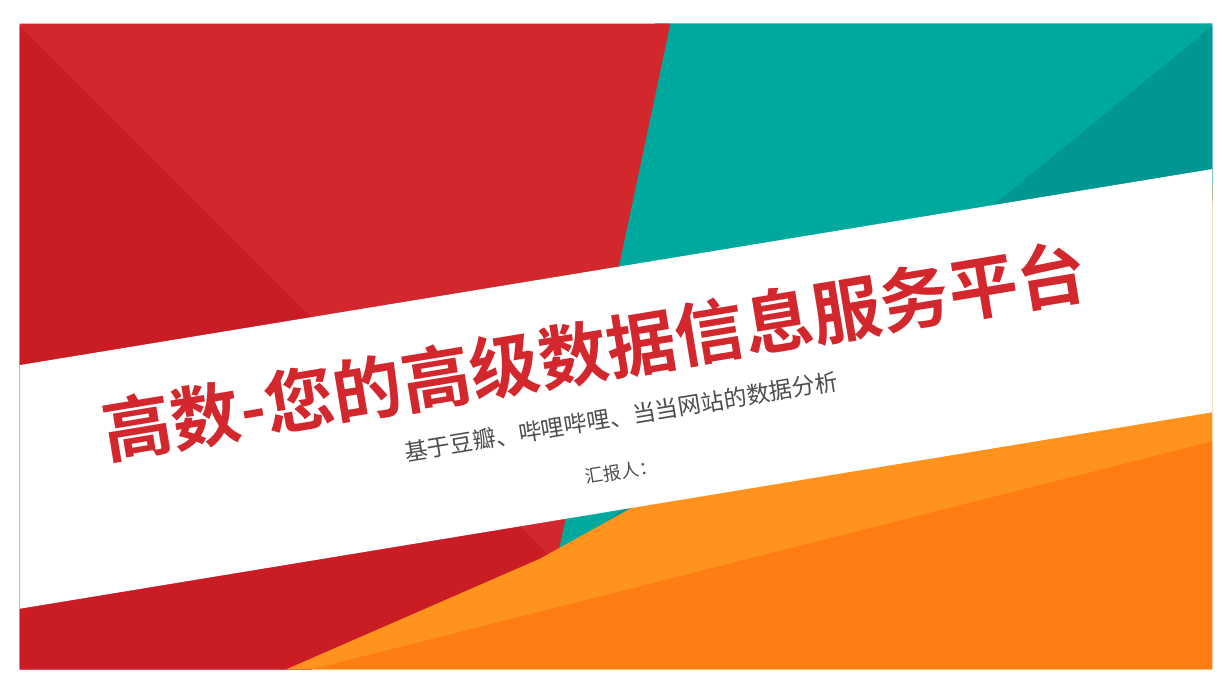
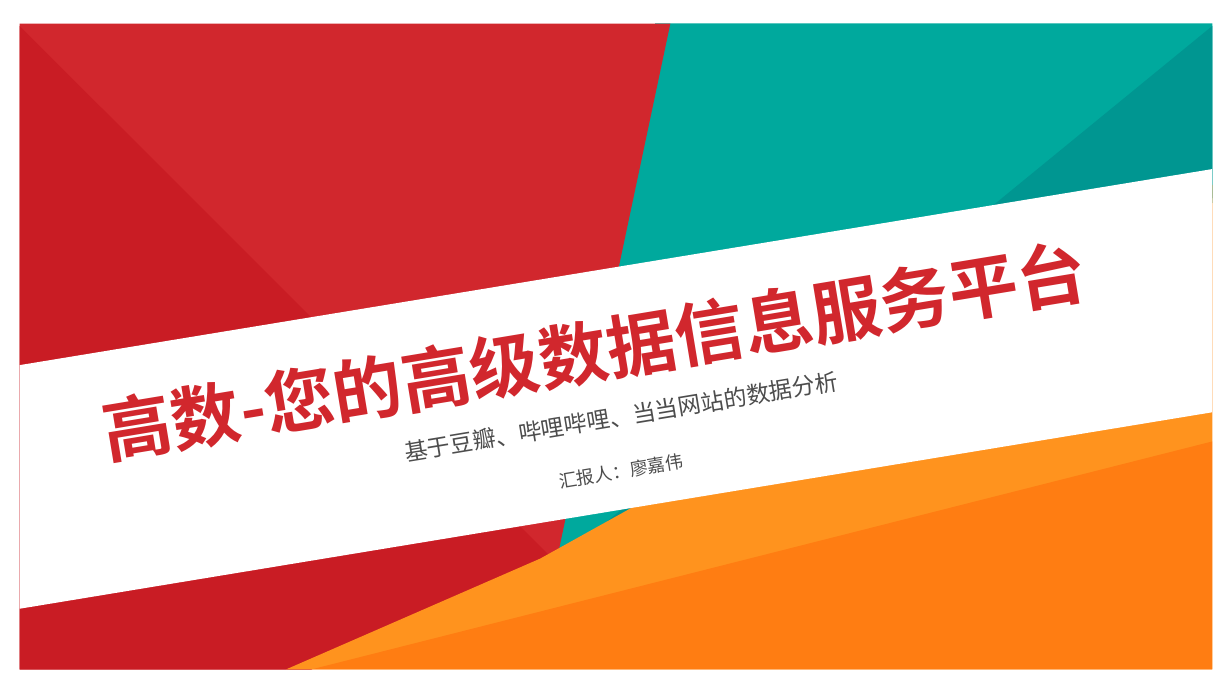
Before and after one commit to 1AKO1/2020shixun, a slide deck: slide 1 of doc/PPT/答辩ppt.pptx. Drawn at 1232x693 pixels with LibreOffice and Linux fonts; fonts in the diff are those of the drawing. Boxes give left, top, right and bottom in pixels: in the first picture for what was removed or moved away, otherwise in the second. Text is boxed around its words. In the diff, an @@ line names an element or a change of style, - is before the commit and + after.

```diff
--- a/doc/PPT/答辩ppt.pptx
+++ b/doc/PPT/答辩ppt.pptx
@@ text at (560, 456, 667, 489): text changed @@
-汇报人：
+汇报人：廖嘉伟
```
Also in this commit, not shown: 3 other slides changed.
